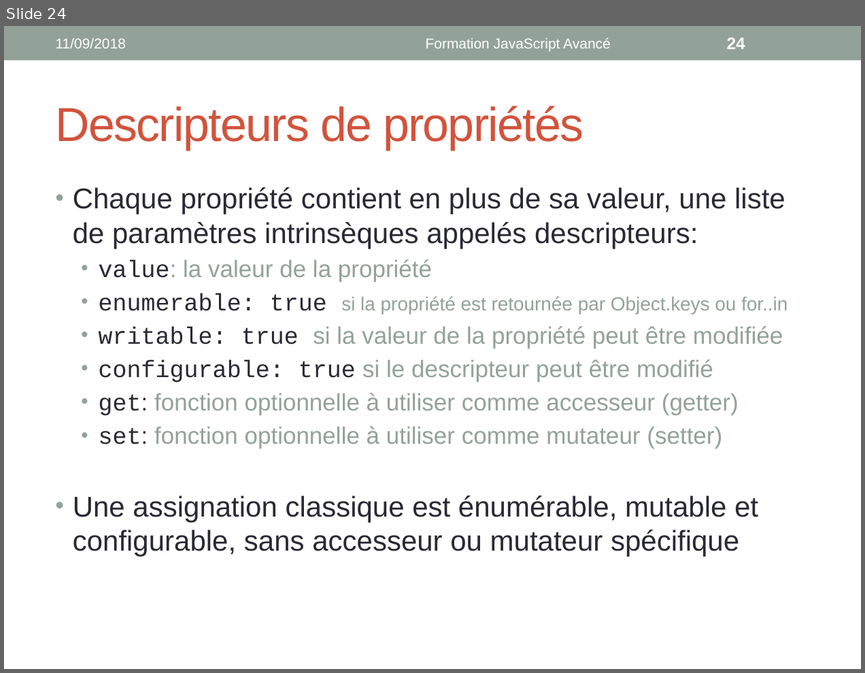
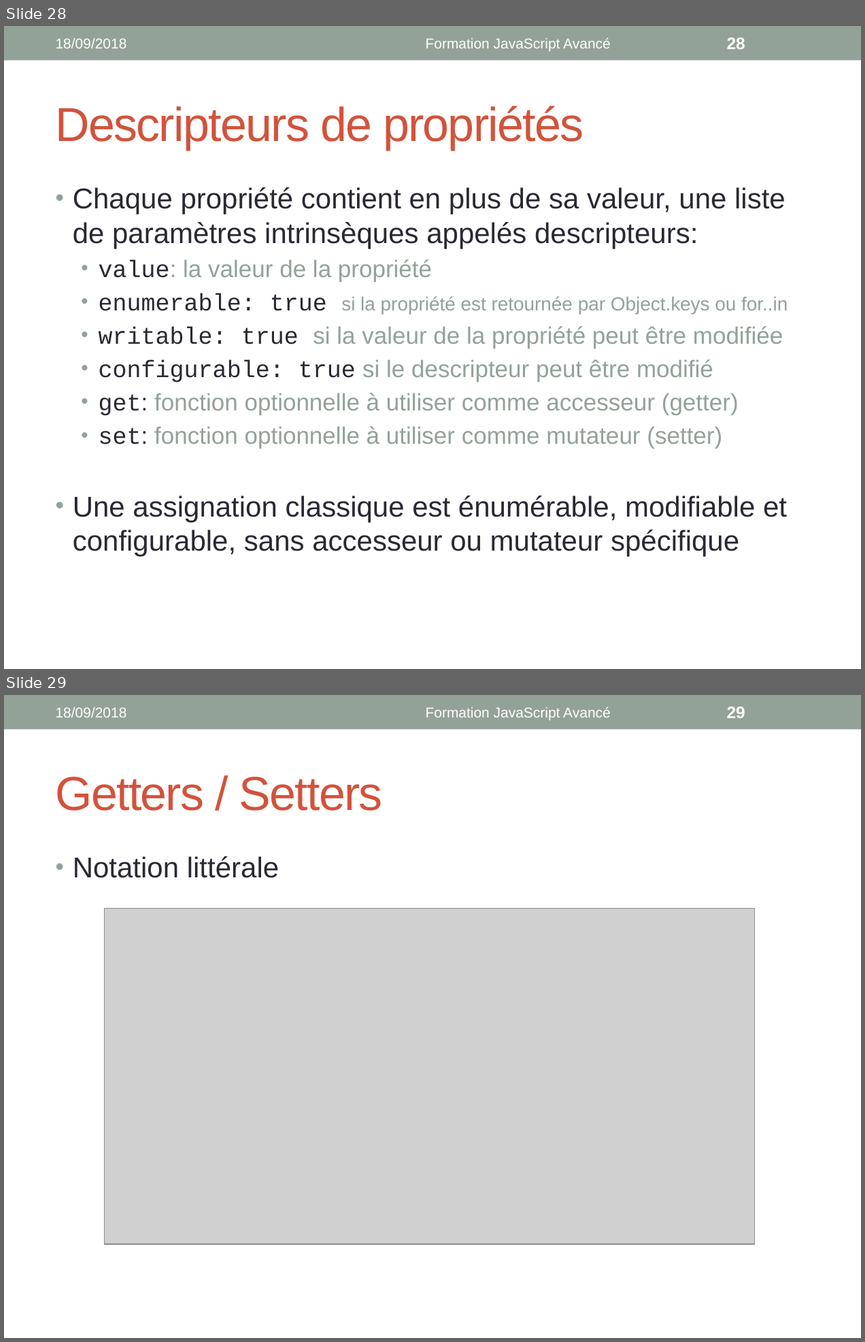
Before and after one commit to worldline/JS-Training, a slide deck: presenter_slides.pptx. Shown one above the other, each under a label of ours: slide 24 before the commit, slides 28 and 29 after it. The pictures are 865x673 and 865x1342 pixels, drawn with LibreOffice and Linux fonts; fonts in the diff are those of the drawing; grey boxes stand for pictures. Boxes give left, top, right and bottom in pixels: in the first picture for what was removed or moved away, otherwise in the second. Text is boxed around its words. In the diff, an @@ line names an element or a change of style, - is before the commit and + after.

```diff
--- a/presenter_slides.pptx
+++ b/presenter_slides.pptx
@@ slide 29 added at bbox=[4, 695, 861, 1338], background #FFFFFF; not listed: 1 template element that a slide beside it also shows @@
@@ text added at bbox=[56, 707, 127, 717], 12 pt, text #FFFFFF @@
+18/09/2018
@@ text added at bbox=[426, 707, 611, 720], 12 pt, text #FFFFFF @@
+Formation JavaScript Avancé
@@ page number added at bbox=[727, 707, 745, 718], 14 pt, text #FFFFFF, bold @@
+29
@@ title added at bbox=[56, 777, 383, 811], 40 pt, text #D2533C @@
+Getters / Setters
@@ text added at bbox=[73, 856, 279, 878], 24 pt, text #292934 @@
+• Notation littérale
@@ picture added at bbox=[104, 909, 753, 1244] @@
@@ what was slide 24 is now slide 28 @@
@@ slide 28 changed as well @@
@@ text at bbox=[56, 38, 127, 48]: text changed @@
-11/09/2018
+18/09/2018
@@ page number at bbox=[727, 38, 745, 49]: text changed @@
-24
+28
@@ text at bbox=[73, 495, 787, 556]: text changed @@
-• Une assignation classique est énumérable, mutable et configurable, sans accesseur ou mutateur spécifique
+• Une assignation classique est énumérable, modifiable et configurable, sans accesseur ou mutateur spécifique
```
Also in this commit, not shown: 30 other slides changed, 39 other slides added.
